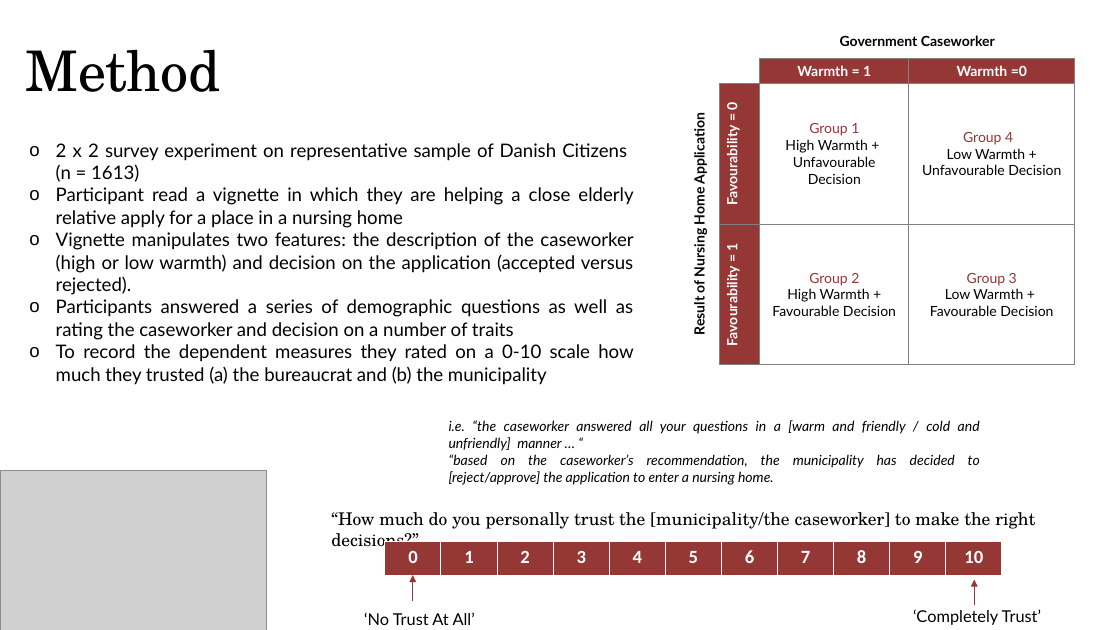
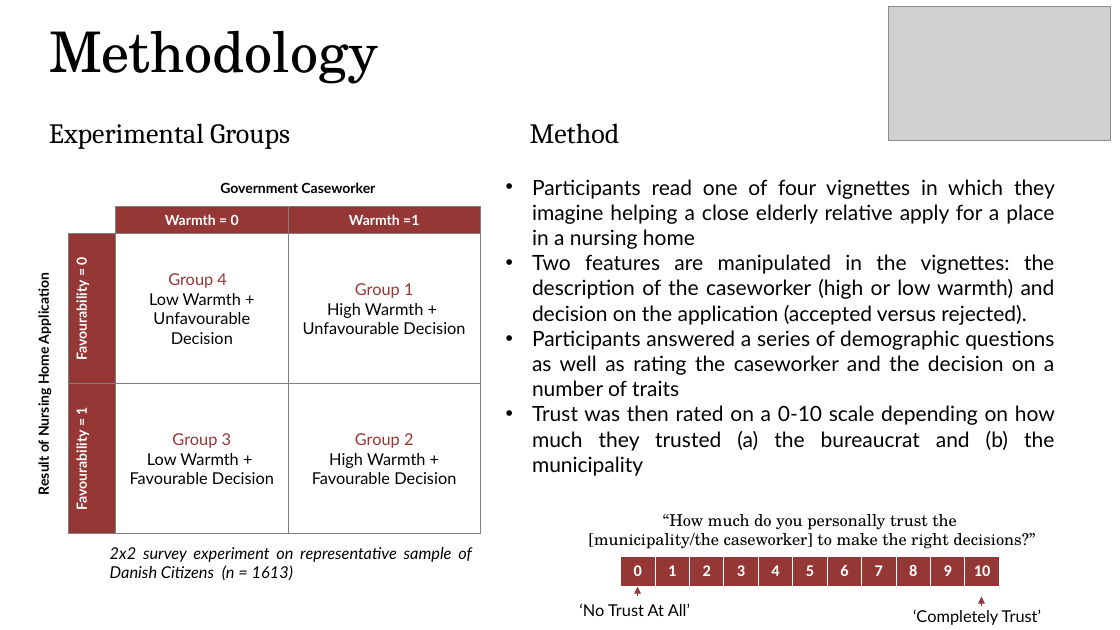
Before and after one commit to beattie1-oss/StatsII_2026, a slide deck: slide 4 of replication/my_answers/Can Warm Behavior Mitigate the Negative Effect.pptx. Drawn at 1120x630 pixels with LibreOffice and Linux fonts; fonts in the diff are those of the drawing; grey boxes stand for pictures. Boxes give left, top, right and bottom in pixels: in the first picture for what was removed or moved away, otherwise in the second. Text is boxed around its words. In the diff, an @@ line names an element or a change of style, - is before the commit and + after.

```diff
--- a/replication/my_answers/Can Warm Behavior Mitigate the Negative Effect.pptx
+++ b/replication/my_answers/Can Warm Behavior Mitigate the Negative Effect.pptx
@@ picture resized from (x1=0, y1=471, x2=266, y2=630) to (x1=889, y1=7, x2=1112, y2=140) @@
@@ title at (x1=49, y1=30, x2=378, y2=84): text changed @@
-Method
+Methodology
@@ text added at (x1=49, y1=123, x2=290, y2=149), 24 pt, text #000000 @@
+Experimental Groups
@@ text added at (x1=530, y1=123, x2=620, y2=144), 24 pt, text #000000 @@
+Method
@@ table at (x1=31, y1=170, x2=481, y2=534) @@
-row 2, column 3: Warmth = 1
+row 2, column 3: Warmth = 0
-row 2, column 4: Warmth =0
+row 2, column 4: Warmth =1
-row 3, column 3: Group 1 / High Warmth + Unfavourable Decision
+row 3, column 3: Group 4 / Low Warmth + Unfavourable Decision
-row 3, column 4: Group 4 / Low Warmth + Unfavourable Decision
+row 3, column 4: Group 1 / High Warmth + Unfavourable Decision
-row 4, column 3: Group 2 / High Warmth + Favourable Decision
+row 4, column 3: Group 3 / Low Warmth + Favourable Decision
-row 4, column 4: Group 3 / Low Warmth + Favourable Decision
+row 4, column 4: Group 2 / High Warmth + Favourable Decision
@@ table resized from (x1=686, y1=24, x2=1075, y2=365) to (x1=31, y1=170, x2=481, y2=534) @@
@@ text at (x1=532, y1=179, x2=1055, y2=476): text changed; size 16 to 18 pt @@
-o 2 x 2 survey experiment on representative sample of Danish Citizens (n = 1613)
-o Participant read a vignette in which they are helping a close elderly relative apply for a place in a nursing home
-o Vignette manipulates two features: the description of the caseworker (high or low warmth) and decision on the application (accepted versus rejected).
-o Participants answered a series of demographic questions as well as rating the caseworker and decision on a number of traits
-o To record the dependent measures they rated on a 0-10 scale how much they trusted (a) the bureaucrat and (b) the municipality
+• Participants read one of four vignettes in which they imagine helping a close elderly relative apply for a place in a nursing home
+• Two features are manipulated in the vignettes: the description of the caseworker (high or low warmth) and decision on the application (accepted versus rejected).
+• Participants answered a series of demographic questions as well as rating the caseworker and the decision on a number of traits
+• Trust was then rated on a 0-10 scale depending on how much they trusted (a) the bureaucrat and (b) the municipality
@@ text removed at (x1=449, y1=420, x2=980, y2=485) @@
-  i.e. “the caseworker answered all your questions in a [warm and friendly / cold and unfriendly] manner … “
-  “based on the caseworker’s recommendation, the municipality has decided to [reject/approve] the application to enter a nursing home.
@@ text at (x1=589, y1=514, x2=1035, y2=549): text changed; size 15 to 14 pt @@
-“How much do you personally trust the [municipality/the caseworker] to make the right decisions?”
+“How much do you personally trust the
+[municipality/the caseworker] to make the right decisions?”
@@ text added at (x1=110, y1=547, x2=472, y2=580), 14 pt, text #000000, italic @@
+2x2 survey experiment on representative sample of Danish Citizens (n = 1613)
@@ table at (x1=621, y1=556, x2=1000, y2=586) @@
@@ size 16 to 14 pt @@
@@ table resized from (x1=385, y1=541, x2=1004, y2=576) to (x1=621, y1=556, x2=1000, y2=586) @@
@@ text "‘No Trust At All’" moved from (x1=364, y1=612, x2=475, y2=625) to (x1=579, y1=603, x2=690, y2=616) @@
@@ arrow added from (638, 596) to (638, 587), #953735 1 pt @@
@@ arrow removed from (975, 605) to (975, 580) @@
@@ arrow moved from (413, 601) - (413, 576) to (981, 606) - (981, 597) @@
```
Also in this commit, not shown: 11 other slides changed, 1 slide added, 10 other files.
